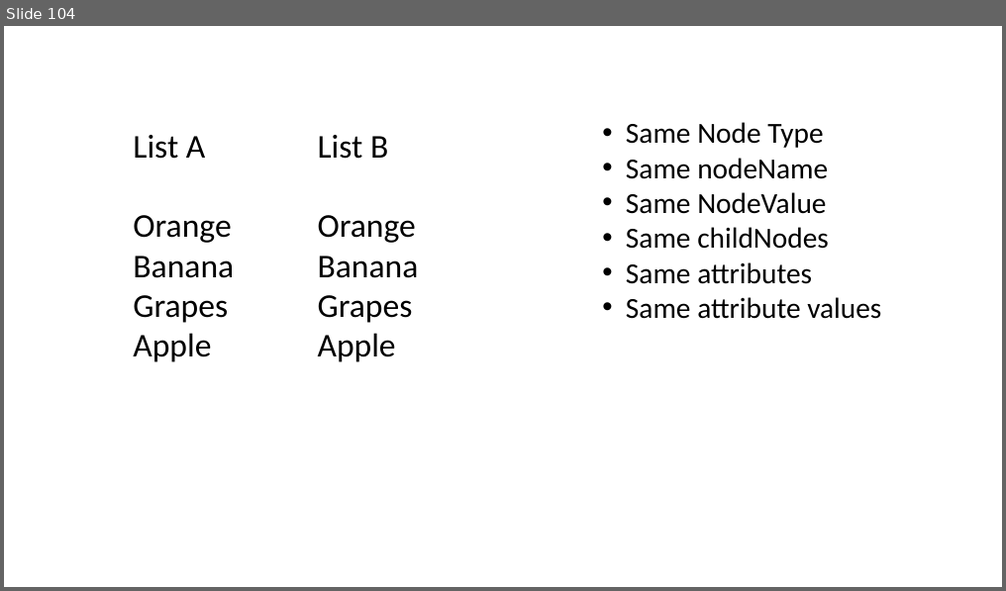
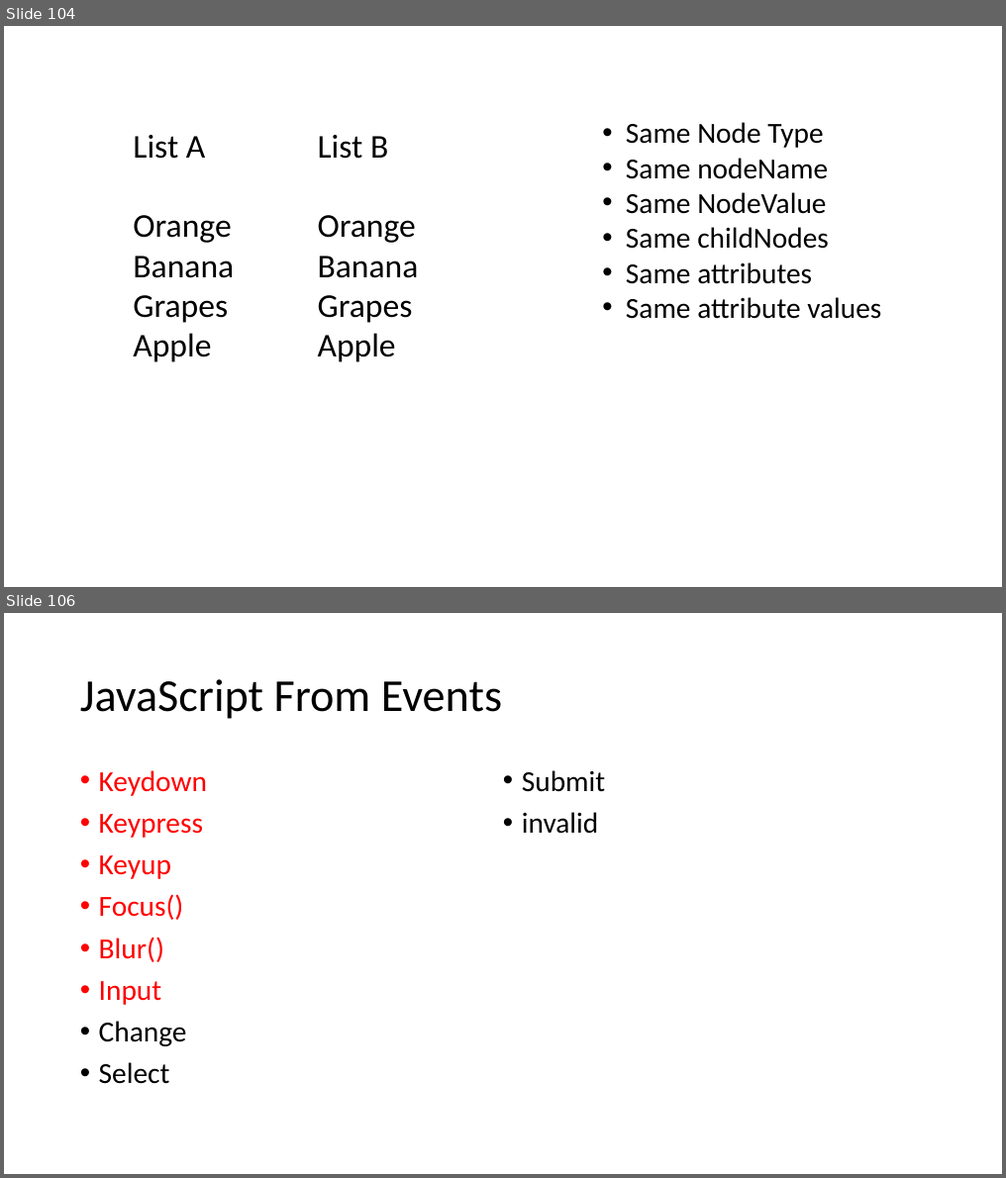
Before and after one commit to PiyushChaturvedii/Batch04, a slide deck: JavaScript.pptx. Shown one above the other, each under a label of ours: slide 104 before the commit, slides 104 and 106 after it; the slides between them are not shown. The pictures are 1006x591 and 1006x1178 pixels, drawn with LibreOffice and Linux fonts; fonts in the diff are those of the drawing. Boxes give left, top, right and bottom in pixels: in the first picture for what was removed or moved away, otherwise in the second. Text is boxed around its words. In the diff, an @@ line names an element or a change of style, - is before the commit and + after.

```diff
--- a/JavaScript.pptx
+++ b/JavaScript.pptx
@@ slide 106 added at <box>4,613,1002,1174</box>, background #FFFFFF @@
@@ title added at <box>80,679,502,719</box>, 44 pt, text #000000 @@
+JavaScript From Events
@@ text added at <box>99,770,605,1084</box>, 28 pt, text #FF0000 @@
+• Keydown
+• Keypress
+• Keyup
+• Focus()
+• Blur()
+• Input
+• Change
+• Select
+• Submit
+• invalid
```
Also in this commit, not shown: 3 other slides added, 10 other files.
